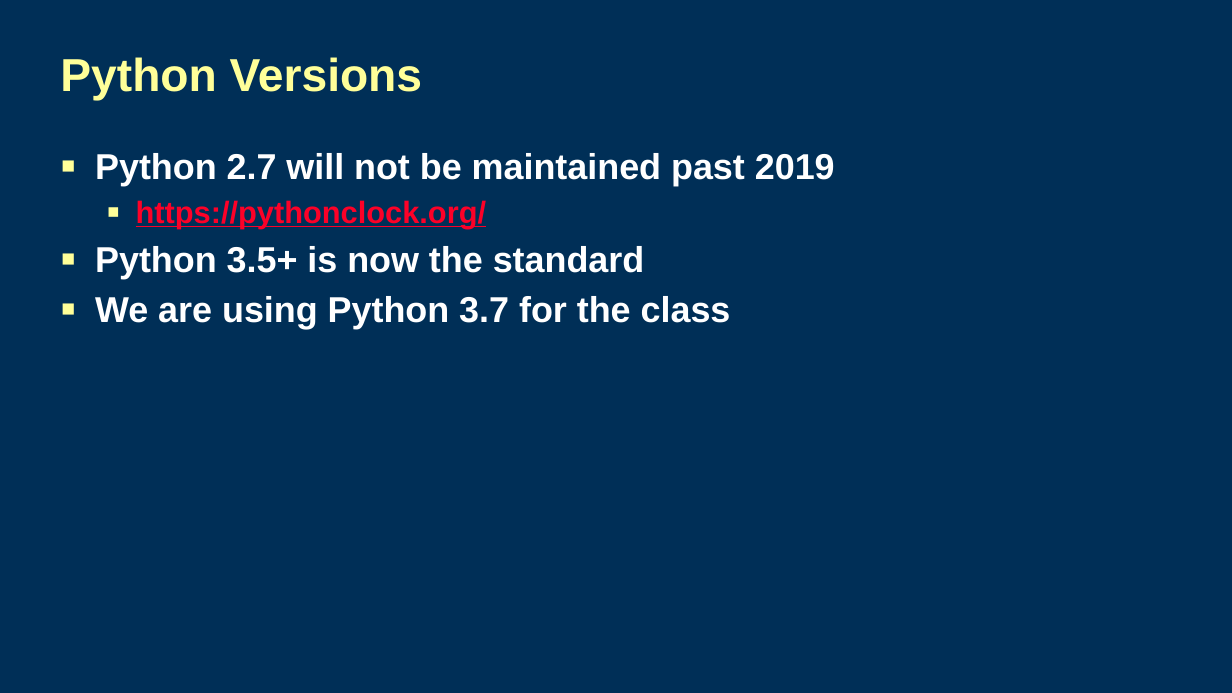
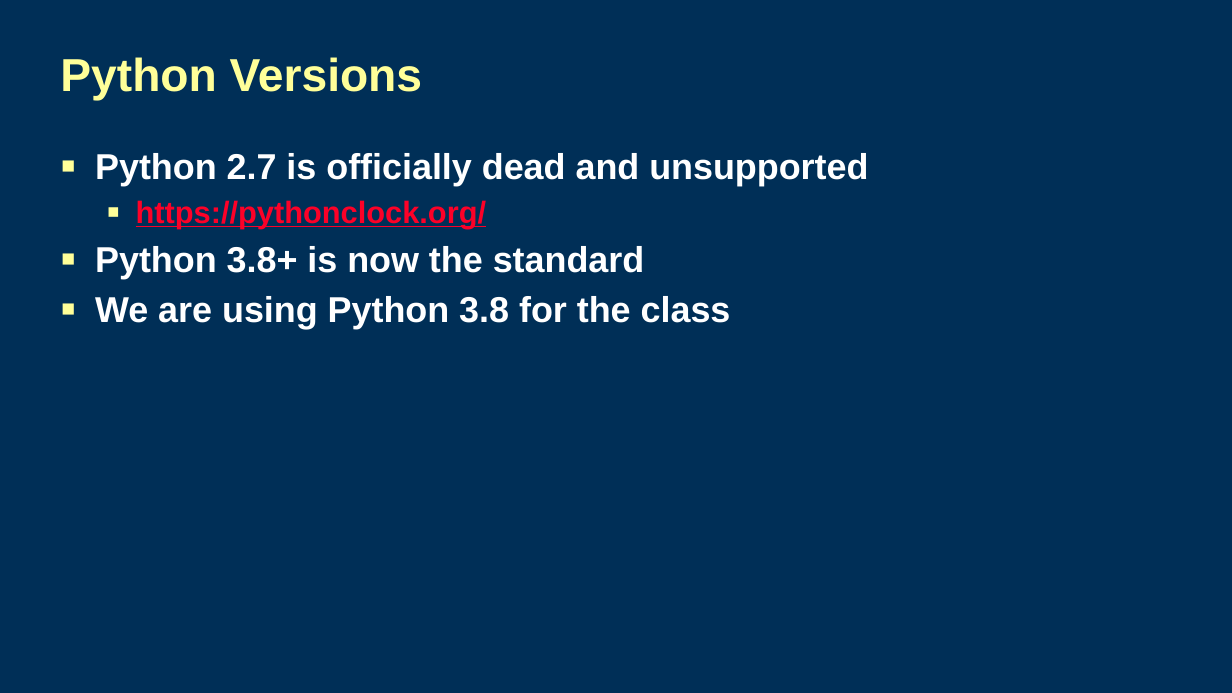
Before and after one commit to jdhughes-usgs/iah2021-brazil-mf6, a slide deck: slide 11 of presentations/python_overview.pptx. Drawn at 1232x693 pixels with LibreOffice and Linux fonts; fonts in the diff are those of the drawing; background and template pictures are left out. Boxes give left, top, right and bottom in pixels: in the first picture for what was removed or moved away, otherwise in the second. Text is boxed around its words. In the diff, an @@ line names an element or a change of style, - is before the commit and + after.

```diff
--- a/presentations/python_overview.pptx
+++ b/presentations/python_overview.pptx
@@ text at [95, 153, 868, 185]: text changed @@
-▪ Python 2.7 will not be maintained past 2019
+▪ Python 2.7 is officially dead and unsupported
@@ text at [95, 246, 731, 329]: text changed @@
-▪ Python 3.5+ is now the standard
-▪ We are using Python 3.7 for the class
+▪ Python 3.8+ is now the standard
+▪ We are using Python 3.8 for the class
```
Also in this commit, not shown: 2 other slides changed, 6 other files.
